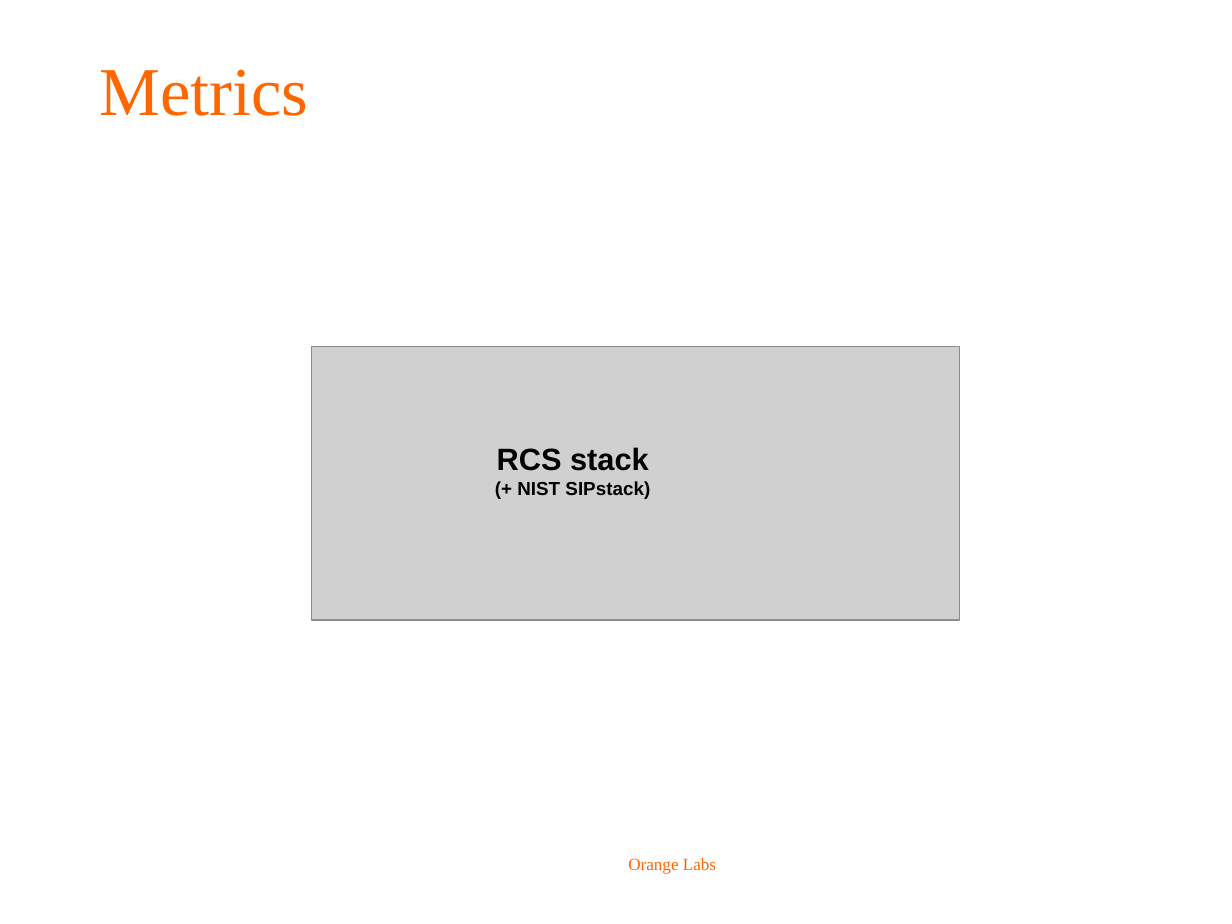
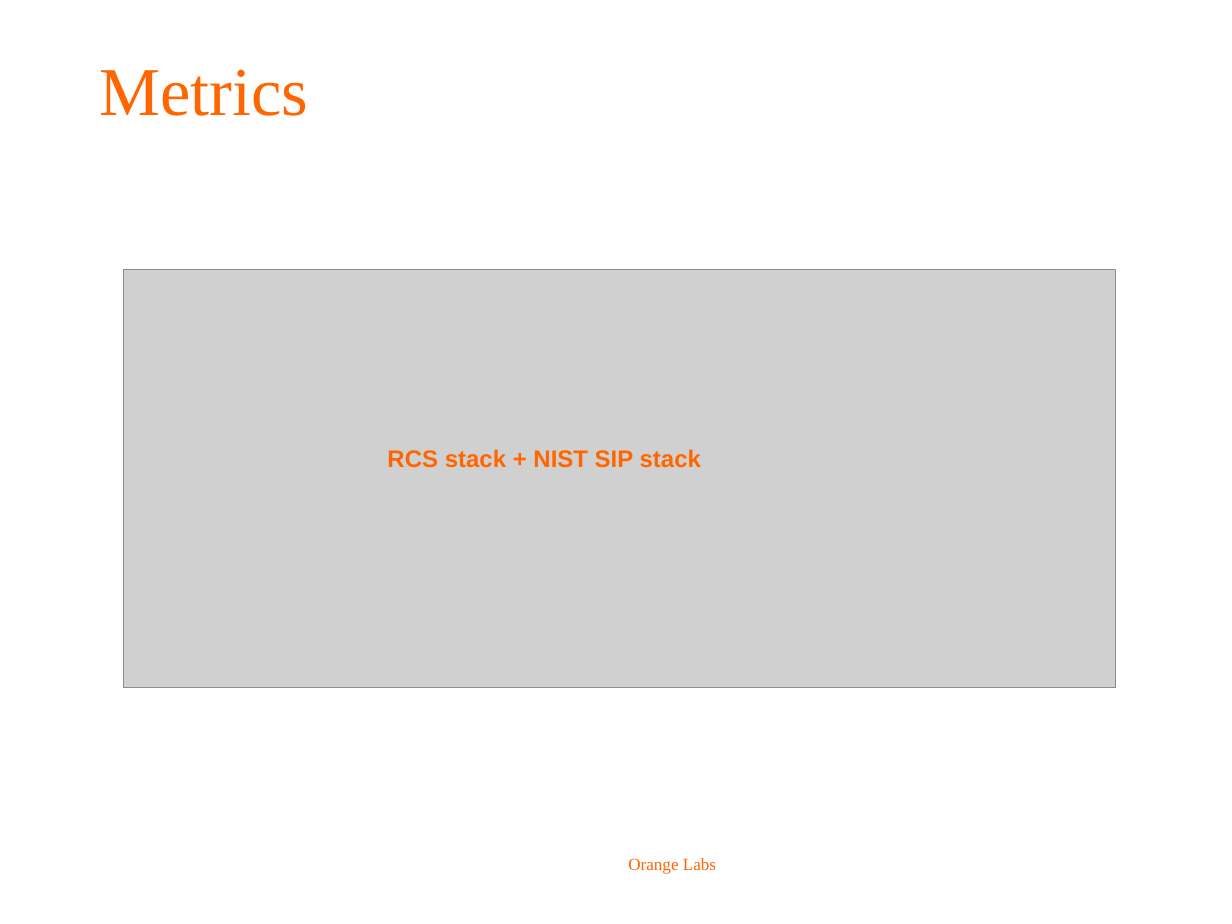
Before and after one commit to biddyweb/android-rcs-ims-stack, a slide deck: slide 19 of doc/roadmap/OrangeLabs_RCS-e_stack_roadmap.ppt (slide 17 before the commit). Drawn at 1232x924 pixels with LibreOffice and Linux fonts; fonts in the diff are those of the drawing; grey boxes stand for pictures; background and template pictures are left out. Boxes give left, top, right and bottom in pixels: in the first picture for what was removed or moved away, otherwise in the second. Text is boxed around its words. In the diff, an @@ line names an element or a change of style, - is before the commit and + after.

```diff
--- a/doc/roadmap/OrangeLabs_RCS-e_stack_roadmap.ppt
+++ b/doc/roadmap/OrangeLabs_RCS-e_stack_roadmap.ppt
@@ picture: place and size @@
-picture at (312, 346, 960, 620)
+picture at (124, 270, 1116, 687)
@@ text at (387, 449, 701, 468): text changed; size 11 to 14 pt; text colour #000000 to #FF6600 @@
-RCS stack
-(+ NIST SIPstack)
+RCS stack + NIST SIP stack
```
Also in this commit, not shown: 7 other slides changed, 3 slides added, 1 slide removed, 1 other file.
